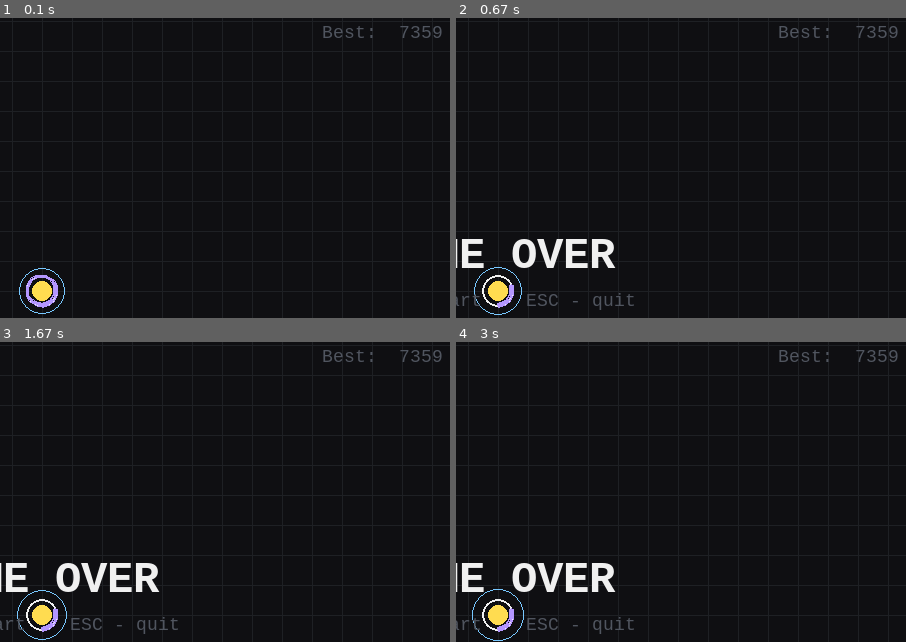
Above: before the commit, frames 1-4 (two rows, left to right).
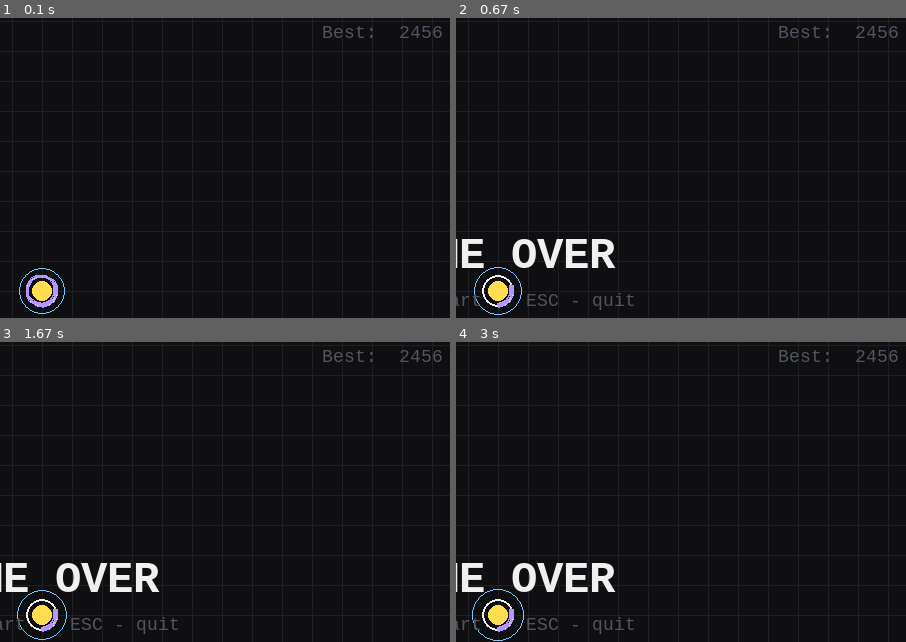
Above: after the commit, the same moments.

Repository: Taffik0/echo_engine
Game: pygame game, started from src/pygame_infinite_mini_arcade_shadow_echo.py
The game is run twice, just before and just after one commit, with the same random seed, the same clock (stepped at 60 frames per second) and the same inputs.
Inputs:
- Up to frame 1 (0.1 s): no input
- Up to frame 2 (0.67 s): tap Space at 0.33 s
- Up to frame 3 (1.67 s): no input
- Up to frame 4 (3 s): no input
The pictures show only the part of the screen within x 45-95%, y 4-54%; the shares and areas given below are measured in that part.

The runs differ from the first frame. In frame 1, 0.1% of the frame differs, in the area x 88-99%, y 2-7%; in frame 2, 0.1%; in frame 3, 0.1%; in frame 4, 0.1%.

Commit message:
Новая колизия через компонент

Diff:
--- a/shadow_echo_highscore.txt
+++ b/shadow_echo_highscore.txt
@@ -1 +1 @@
-7359
+2456
--- a/src/entities/echo.py
+++ b/src/entities/echo.py
@@ -3,14 +3,27 @@
 from src.settings import *
 
 from src.utility import clamp
+from src.physics.colliders import Collider
+from src.physics.colision_manager import collision_manager
+from src.entities.entity import Entity
+from src.game_manager import GameManager
 
 
-class Echo:
+class Echo(Entity):
     def __init__(self, x, y):
         self.x, self.y = x, y
         self.r = ECHO_RADIUS
         self.t = 0.0
         self.life = ECHO_LIFETIME
+
+        self.collider = Collider(
+            owner=self,
+            radius=self.r,
+            group="echo",
+            mask=["player"]  # с кем взаимодействует
+        )
+        collision_manager.register(self.collider)
+
 
     def update(self, dt):
         self.t += dt
@@ -23,3 +36,6 @@
         a = 1.0 - clamp(self.t / self.life, 0.0, 1.0)
         col = (int(ECHO_COLOR[0] * a + BLACK[0] * (1-a)), int(ECHO_COLOR[1] * a + BLACK[1] * (1-a)), int(ECHO_COLOR[2] * a + BLACK[2] * (1-a)))
         pygame.draw.circle(surf, col, (int(self.x), int(self.y)), self.r, 2)
+
+    def on_collision(self, other):
+        GameManager.game.end_game()
--- a/src/entities/enemy.py
+++ b/src/entities/enemy.py
@@ -4,9 +4,12 @@
 from src.settings import *
 from src.utility import normalize, clamp
 from src.game_manager import GameManager
+from src.entities.entity import Entity
+from src.physics.colliders import Collider
+from src.physics.colision_manager import collision_manager
 
 
-class Enemy:
+class Enemy(Entity):
     standard_speed_boost = 1
     color = ENEMY_COLOR
     x = 0
@@ -18,7 +21,14 @@
 
         self.speed = random.uniform(ENEMY_SPEED_MIN, ENEMY_SPEED_MAX + speed_boost) * self.standard_speed_boost
         self.vx, self.vy = 0.0, 0.0
-        # запускаем метод старт
+
+        self.collider = Collider(
+            owner=self,
+            radius=self.r,
+            group="enemy",
+            mask=["player"]  # с кем взаимодействует
+        )
+        collision_manager.register(self.collider)
 
     def update(self, dt):
         player = GameManager.game.player
@@ -28,7 +38,6 @@
         self.x += self.vx * dt
         self.y += self.vy * dt
 
-
     def draw(self, surf):
         pygame.draw.circle(surf, self.color, (int(self.x), int(self.y)), self.r)
         # small eye
@@ -36,6 +45,10 @@
 
     def start(self):
         pass
+
+    def on_collision(self, other):
+        print("столкнулся", other, self)
+        GameManager.game.end_game()
 
 
 class FastEnemy(Enemy):
--- /dev/null
+++ b/src/entities/entity.py
@@ -0,0 +1,20 @@
+class Entity:
+    collider = None
+    color = (0, 0, 0)
+    x = 0
+    y = 0
+
+    def update(self, dt):
+        pass
+
+    def draw(self, surf):
+        pass
+
+    def start(self):
+        pass
+
+    def destroy(self):
+        pass
+
+    def on_collision(self, other):
+        pass
--- a/src/entities/orb.py
+++ b/src/entities/orb.py
@@ -4,8 +4,14 @@
 
 from src.settings import *
 
+from src.entities.entity import Entity
 
-class Orb:
+from src.physics.colliders import Collider
+from src.physics.colision_manager import collision_manager
+from src.game_manager import GameManager
+
+
+class Orb(Entity):
     def __init__(self):
         margin = 30
         self.x = random.uniform(margin, WIDTH - margin)
@@ -13,6 +19,14 @@
         self.r = ORB_RADIUS
         self.t = 0.0
         self.life = ORB_LIFETIME
+
+        self.collider = Collider(
+            owner=self,
+            radius=self.r,
+            group="orb",
+            mask=["player"]  # с кем взаимодействует
+        )
+        collision_manager.register(self.collider)
 
     def update(self, dt):
         self.t += dt
@@ -25,3 +39,10 @@
         pygame.draw.circle(surf, ORB_COLOR, (int(self.x), int(self.y)), self.r)
         pulse = 2 + int(2 * math.sin(self.t * 6))
         pygame.draw.circle(surf, ORB_COLOR, (int(self.x), int(self.y)), self.r + 6 + pulse, 1)
+
+    def on_collision(self, other):
+        GameManager.game.absorb_echoes()
+        self.destroy()
+
+    def destroy(self):
+        GameManager.destroy_me(self, "orb")
--- a/src/entities/player.py
+++ b/src/entities/player.py
@@ -3,9 +3,13 @@
 
 from src.settings import *
 from src.utility import normalize, clamp
+from src.physics.colliders import Collider
+from src.physics.colision_manager import collision_manager
+
+from src.entities.entity import Entity
 
 
-class Player:
+class Player(Entity):
     def __init__(self):
         self.x, self.y = CENTER
         self.vx, self.vy = 0.0, 0.0
@@ -14,6 +18,14 @@
         self.dash_t = 0.0
         self.alive = True
         self.focus = FOCUS_MAX * 0.6
+
+        self.collider = Collider(
+            owner=self,
+            radius=self.r,
+            group="player",
+            mask=["enemy", "orb", "echo"]  # с кем взаимодействует
+        )
+        collision_manager.register(self.collider)
 
     def input(self, keys):
         ax = (keys[pygame.K_d] or keys[pygame.K_RIGHT]) - (keys[pygame.K_a] or keys[pygame.K_LEFT])
@@ -49,3 +61,6 @@
         focus_ratio = clamp(self.focus / FOCUS_MAX, 0.0, 1.0)
         if focus_ratio > 0:
             pygame.draw.circle(surf, FOCUS_COLOR, (int(self.x), int(self.y)), int(self.r + 10 + 6 * focus_ratio), 1)
+
+    def on_collision(self, other):
+        print("столкнулся")
--- a/src/game.py
+++ b/src/game.py
@@ -1,17 +1,18 @@
 import pygame
-import random
-import math
 from collections import deque
 
 from settings import *
 from utility import clamp, circle_hit
 from src.game_manager import GameManager
 from src.factories.enemy_factory import EnemyFactory
+from src.physics.colision_manager import collision_manager
 
 from entities.player import Player
 from entities.enemy import Enemy
 from entities.echo import Echo
 from entities.orb import Orb
+from src.game_manager import GameManager
+
 
 class Game:
     def __init__(self):
@@ -44,6 +45,8 @@
         self.trail_countdown = 0
 
     def reset(self):
+        collision_manager.reset()
+
         self.player = Player()
         self.enemies = []
         self.echoes = []
@@ -87,6 +90,7 @@
 
     def spawn_orb(self):
         self.orbs.append(Orb())
+        print(self.orbs)
 
     def absorb_echoes(self):
         absorbed = len(self.echoes)
@@ -146,7 +150,7 @@
 
         # Collisions
         # Enemies with player
-        for e in self.enemies:
+        """for e in self.enemies:
             if circle_hit(self.player.x, self.player.y, self.player.r, e.x, e.y, e.r):
                 self.end_game()
                 return
@@ -159,7 +163,9 @@
         for o in list(self.orbs):
             if circle_hit(self.player.x, self.player.y, self.player.r, o.x, o.y, o.r):
                 self.orbs.remove(o)
-                self.absorb_echoes()
+                self.absorb_echoes()"""
+        collision_manager.check_all()
+        #print(f"{GameManager.game.orbs is self.orbs} {self.orbs} {GameManager.game.orbs}")
 
     def end_game(self):
         self.game_over = True
--- a/src/game_manager.py
+++ b/src/game_manager.py
@@ -1,3 +1,6 @@
+from src.physics.colision_manager import collision_manager
+
+
 class GameManager:
     game = None
 
@@ -9,10 +12,13 @@
     @classmethod
     def destroy_me(cls, entity, entity_type: str):
         if entity_type == "enemy":
+            cls.destroy_collider(entity.collider)
             cls.game.enemies.remove(entity)
-        if entity_type == "orbs":
+        if entity_type == "orb" and entity in cls.game.orbs:
+            cls.destroy_collider(entity.collider)
             cls.game.orbs.remove(entity)
-        if entity_type == "echoes":
+        if entity_type == "echo":
+            cls.destroy_collider(entity.collider)
             cls.game.echoes.remove(entity)
 
     @classmethod
@@ -21,3 +27,7 @@
         cls.enemies = cls.game.enemies
         cls.orbs = cls.game.orbs
         cls.echoes = cls.game.echoes
+
+    @classmethod
+    def destroy_collider(cls, collider):
+        collision_manager.unregister(collider)
--- /dev/null
+++ b/src/physics/colision_manager.py
@@ -0,0 +1,30 @@
+from src.utility import singleton
+
+
+class CollisionManager:
+    def __init__(self):
+        self.colliders = []
+
+    def register(self, collider):
+        self.colliders.append(collider)
+
+    def unregister(self, collider):
+        if collider in self.colliders:
+            self.colliders.remove(collider)
+
+    def check_all(self):
+        colliders_copy = list(self.colliders)
+        for i in range(len(colliders_copy)):
+            for j in range(i + 1, len(colliders_copy)):
+                c1 = colliders_copy[i]
+                c2 = colliders_copy[j]
+                if c1 in self.colliders and c2 in self.colliders:  # оба ещё живы
+                    if c1.check_collision(c2):
+                        c1.owner.on_collision(c2.owner)
+                        c2.owner.on_collision(c1.owner)
+
+    def reset(self):
+        self.colliders = []
+
+
+collision_manager = CollisionManager()
--- /dev/null
+++ b/src/physics/colliders.py
@@ -0,0 +1,19 @@
+class Collider:
+    def __init__(self, owner, radius, group, mask, active=True):
+        self.owner = owner
+        self.radius = radius
+        self.group = group      # слой (например "enemy")
+        self.mask = mask        # список слоёв, с которыми взаимодействует
+        self.active = active
+
+    def can_collide_with(self, other):
+        return other.group in self.mask and self.group in other.mask
+
+    def check_collision(self, other):
+        if not self.active or not other.active:
+            return False
+        if not self.can_collide_with(other):
+            return False
+        dx = self.owner.x - other.owner.x
+        dy = self.owner.y - other.owner.y
+        return dx*dx + dy*dy <= (self.radius + other.radius)**2
--- a/src/pygame_infinite_mini_arcade_shadow_echo.py
+++ b/src/pygame_infinite_mini_arcade_shadow_echo.py
@@ -2,6 +2,7 @@
 
 from game import Game
 from src.game_manager import GameManager
+import src.physics.colision_manager
 
 # ------------------------------
 # SHADOW ECHO — Endless Mini-Arcade
--- a/src/utility.py
+++ b/src/utility.py
@@ -1,4 +1,5 @@
 import math
+
 
 def clamp(v, lo, hi):
     return max(lo, min(hi, v))
@@ -17,3 +18,14 @@
 
 def circle_hit(ax, ay, ar, bx, by, br):
     return (ax - bx) ** 2 + (ay - by) ** 2 <= (ar + br) ** 2
+
+
+def singleton(cls):
+    instances = {}
+
+    def get_instance(*args, **kwargs):
+        if cls not in instances:
+            instances[cls] = cls(*args, **kwargs)
+        return instances[cls]
+
+    return get_instance
Renamed: src/physics.py -> src/physics/physics.py
